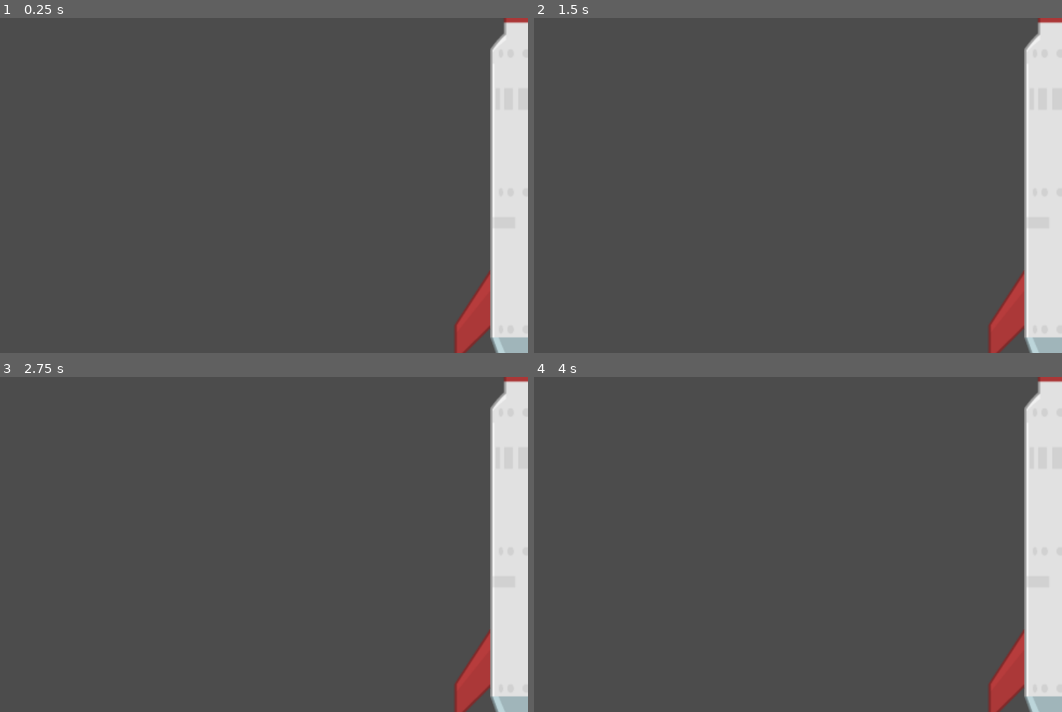
Above: before the commit, frames 1-4 (two rows, left to right).
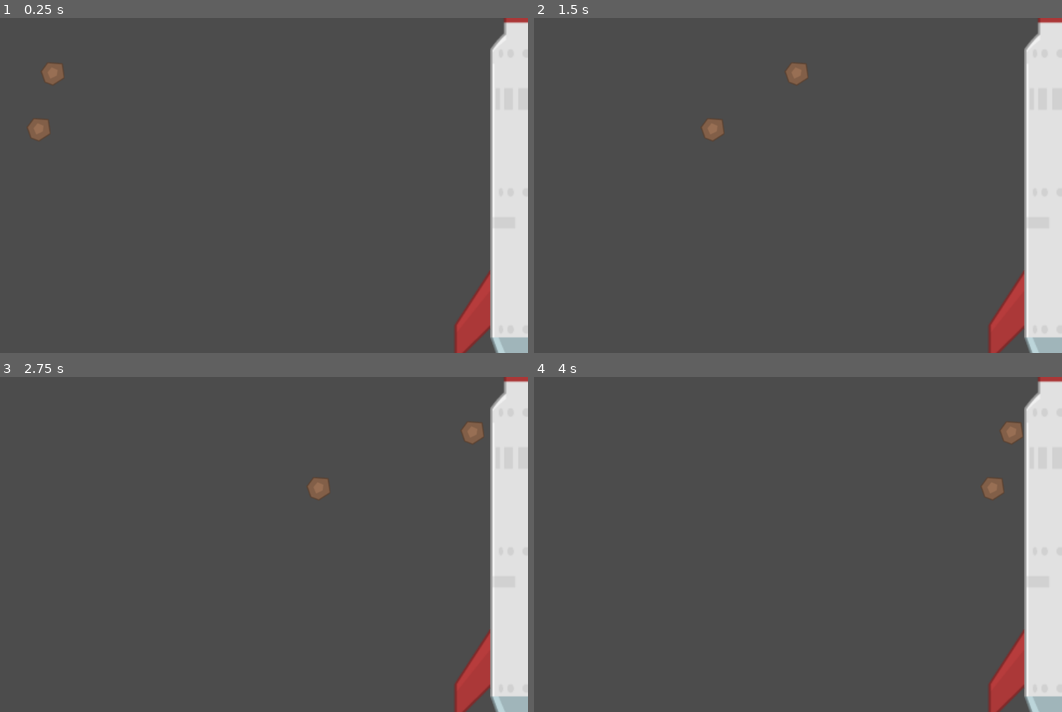
Above: after the commit, the same moments.

Repository: DrgnInventor/celestiarc
Game: Godot game, scene res://scenes/Main.tscn
Same seed, same stepped clock (60 frames per second), same inputs: the game is played once before the commit and once after it.
Inputs:
- Up to frame 1 (0.25 s): no input
- Up to frame 2 (1.5 s): no input
- Up to frame 3 (2.75 s): no input
- Up to frame 4 (4 s): no input

The runs differ from the first frame. In frame 1, 0.4% of the frame differs, in the area x 5-13%, y 13-37%; in frame 2, 0.4%, in the area x 31-52%, y 13-37%; in frame 3, 0.4%; in frame 4, 0.4%.

Commit message:
Add meteor flying behavior (without collision)

Diff:
--- a/scenes/Main.tscn
+++ b/scenes/Main.tscn
@@ -1,8 +1,10 @@
-[gd_scene load_steps=2 format=2]
+[gd_scene load_steps=3 format=2]
 
 [ext_resource path="res://scenes/SpaceStation.tscn" type="PackedScene" id=1]
+[ext_resource path="res://scripts/main.gd" type="Script" id=2]
 
 [node name="Main" type="Node2D"]
+script = ExtResource( 2 )
 
 [node name="SpaceStation" parent="." instance=ExtResource( 1 )]
 position = Vector2( 1021.85, 296.665 )
--- a/scenes/Meteor.tscn
+++ b/scenes/Meteor.tscn
@@ -1,11 +1,13 @@
-[gd_scene load_steps=3 format=2]
+[gd_scene load_steps=4 format=2]
 
 [ext_resource path="res://assets/meteors/meteorBrown_med1.png" type="Texture" id=1]
+[ext_resource path="res://scripts/Meteor.gd" type="Script" id=2]
 
 [sub_resource type="RectangleShape2D" id=1]
 extents = Vector2( 20, 20 )
 
 [node name="Meteor" type="KinematicBody2D"]
+script = ExtResource( 2 )
 
 [node name="Sprite" type="Sprite" parent="."]
 texture = ExtResource( 1 )
--- /dev/null
+++ b/scripts/Meteor.gd
@@ -0,0 +1,9 @@
+extends KinematicBody2D
+
+const direction_vector = Vector2(1, 0)
+export var velocity = 100
+
+
+func _physics_process(delta):
+	# warning-ignore:return_value_discarded
+	move_and_collide(velocity * direction_vector * delta)
--- /dev/null
+++ b/scripts/main.gd
@@ -0,0 +1,18 @@
+extends Node2D
+
+const Meteor = preload("res://scenes/Meteor.tscn")
+
+
+func _ready():
+	# warning-ignore:return_value_discarded
+	add_meteor(Vector2(100, 100), 300)
+	# warning-ignore:return_value_discarded
+	add_meteor(Vector2(100, 200), 200)
+
+
+func add_meteor(pos: Vector2, v: int) -> KinematicBody2D:
+	var m = Meteor.instance()
+	m.velocity = v
+	m.global_position = pos
+	add_child(m)
+	return m
